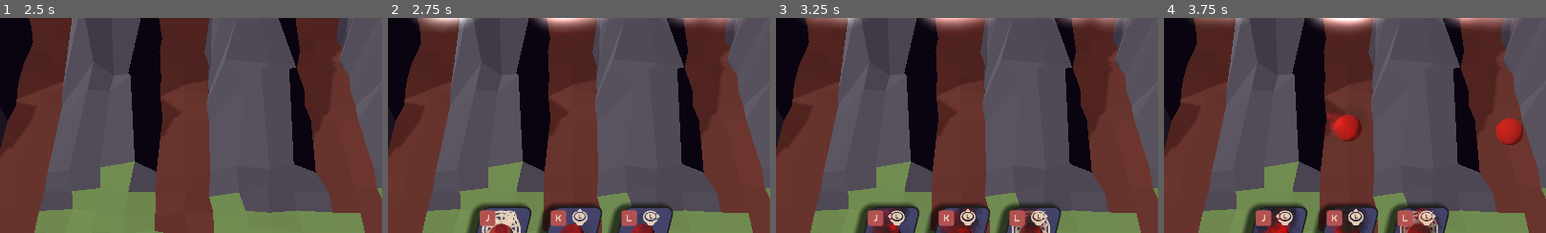
Above: before the commit, frames 1-4 (left to right).
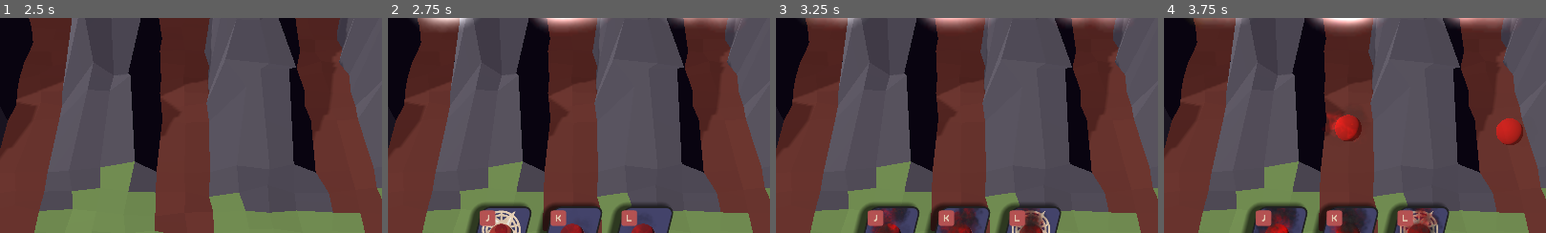
Above: after the commit, the same moments.

Repository: emmdie/3m5Jam2024_1
Game: Godot game, scene res://main.tscn
Same seed, same stepped clock (60 frames per second), same inputs: the game is played once before the commit and once after it.
Inputs (mouse positions are % of the whole screen's width and height, from its top left):
- Up to frame 1 (2.5 s): click "Start" at 0.5 s; tap Enter at 1.25 s; move the mouse to (72, 45) at 1.27 s; hold D (minigame_Right) 1.28-2.03 s; hold J (select_0) 1.28-2.03 s; move the mouse to (30, 55) at 2.02 s; hold S (minigame_Down) from 2.03 s (still down); tap K (select_1) at 2.1 s
- Up to frame 2 (2.75 s): keep holding S (minigame_Down)
- Up to frame 3 (3.25 s): move the mouse to (60, 28) at 2.77 s; release S (minigame_Down) at 2.78 s; hold D (minigame_Right) from 2.78 s (still down); hold L (select_2) from 2.78 s (still down)
- Up to frame 4 (3.75 s): move the mouse to (45, 70) at 3.52 s; release D (minigame_Right) at 3.53 s; release L (select_2) at 3.53 s; hold W (minigame_Up) from 3.53 s (still down); tap Left (summon_lane_0) at 3.6 s
The pictures show only the part of the screen within x 26-76%, y 40-90%; the shares and areas given below are measured in that part.

Frame 1 is identical in both runs. In frame 2, 0.5% of the frame differs, in the area x 29-72%, y 88-97%; in frame 3, 0.6%; in frame 4, 0.6%.

Commit message:
change input icons on keyboard/controller input

Diff:
--- a/Scenes/Ui/unit_preview.gd
+++ b/Scenes/Ui/unit_preview.gd
@@ -6,6 +6,8 @@
 @onready var keyboard_pic = $HBoxContainer/keyboardTexture
 @onready var circle = $CircleTexture
 
+func _ready() -> void:
+	GameState.input_mode.changed.connect(_on_input_mode_changed)
 func set_unit(new_unit):
 	clear()
 	viewport.add_child(new_unit)
@@ -22,3 +24,11 @@
 
 func highlight(value: bool):
 	circle.visible = value
+
+func _on_input_mode_changed():
+	if GameState.input_mode.value == 0:
+		xbox_pic.visible = true
+		keyboard_pic.visible = false
+	if GameState.input_mode.value == 1:
+		xbox_pic.visible = false
+		keyboard_pic.visible = true
--- a/Singletons/game_state.gd
+++ b/Singletons/game_state.gd
@@ -22,8 +22,7 @@
 		return tower_switch_timer.time_left if tower_switch_timer else 0.0
 var tower_switch_timer: Timer
 
-enum INPUT {KEYBOARD, CONTROLLER}
-var input_mode = Value.new(INPUT.KEYBOARD, false)
+var input_mode := Value.new(0, false) #0 = CONTROLLER, 1 = KEYBOARD
 
 func restart():
 	unit_stash.value = []
@@ -49,9 +48,11 @@
 	return true
 
 func _input(event: InputEvent) -> void:
-	if event is InputEventJoypadButton or event is InputEventJoypadMotion:
-		input_mode = INPUT.CONTROLLER
-		#print("CONTROLLER")
+	if Engine.is_editor_hint():
+		return
+	if event is InputEventKey or event is InputEventMouse:
+		if input_mode.value != 1:
+			input_mode.value = 1
 	else:
-		input_mode = INPUT.KEYBOARD
-		#print("KEYBBBBBB")
+		if input_mode.value != 0:
+			input_mode.value = 0
